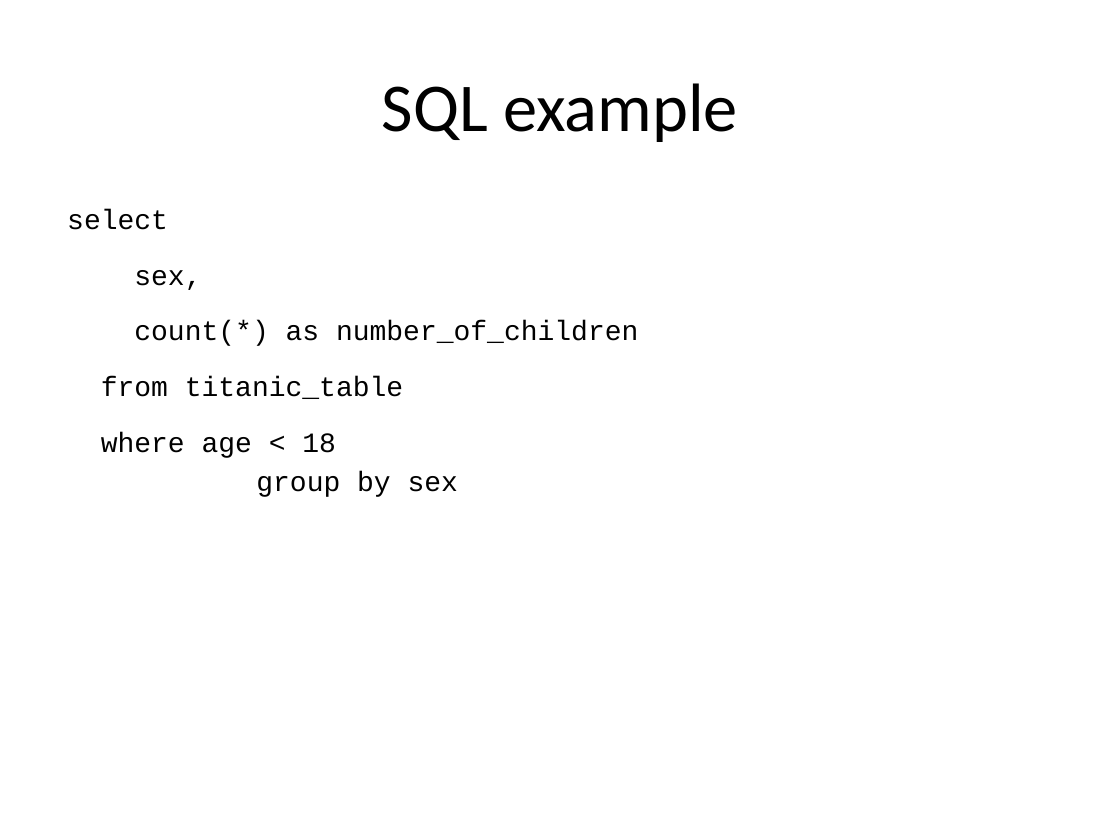
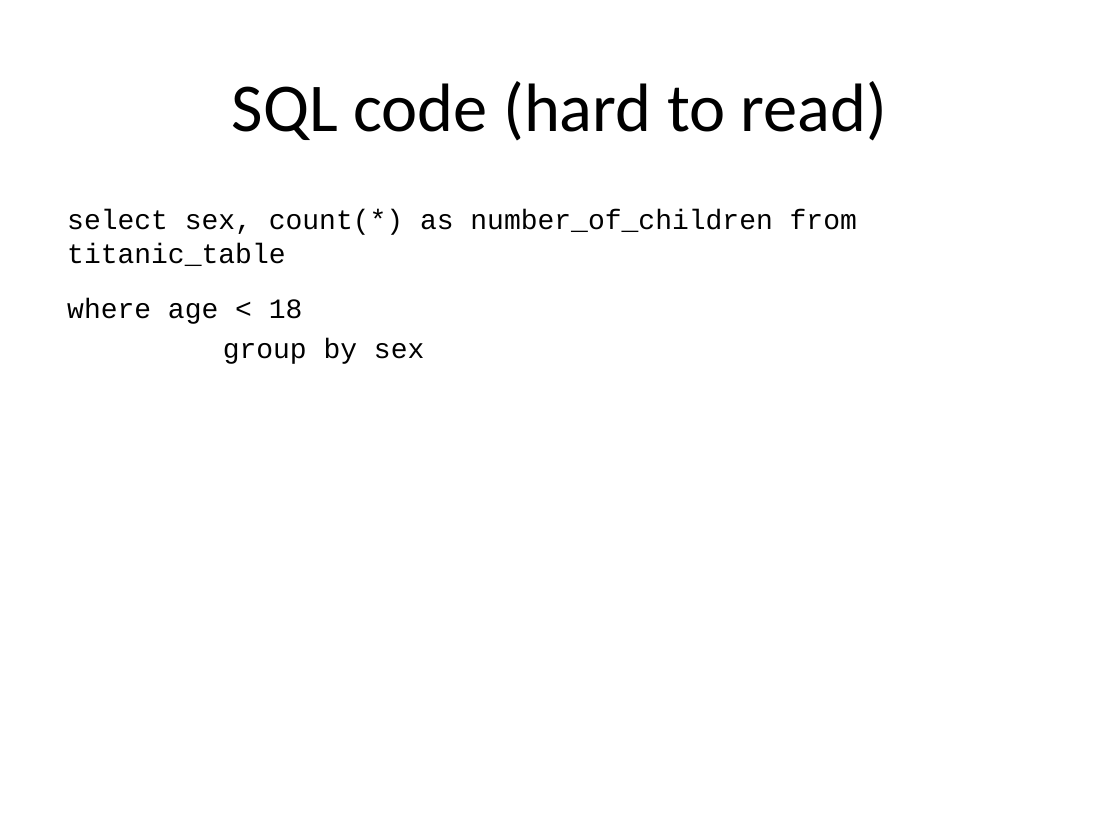
Before and after one commit to pmean/classes, a slide deck: slide 16 of software-engineering/results/programming-expectations.pptx. Drawn at 1120x840 pixels with LibreOffice and Linux fonts; fonts in the diff are those of the drawing. Boxes give left, top, right and bottom in pixels: in the first picture for what was removed or moved away, otherwise in the second. Text is boxed around its words. In the diff, an @@ line names an element or a change of style, - is before the commit and + after.

```diff
--- a/software-engineering/results/programming-expectations.pptx
+++ b/software-engineering/results/programming-expectations.pptx
@@ title at [232, 81, 887, 141]: text changed @@
-SQL example
+SQL code (hard to read)
@@ text "select sex, count(*) as number_of_children ..." rewrapped from [67, 209, 638, 497] to [67, 209, 857, 364] @@
```
Also in this commit, not shown: 1 slide added, 4 other files.
